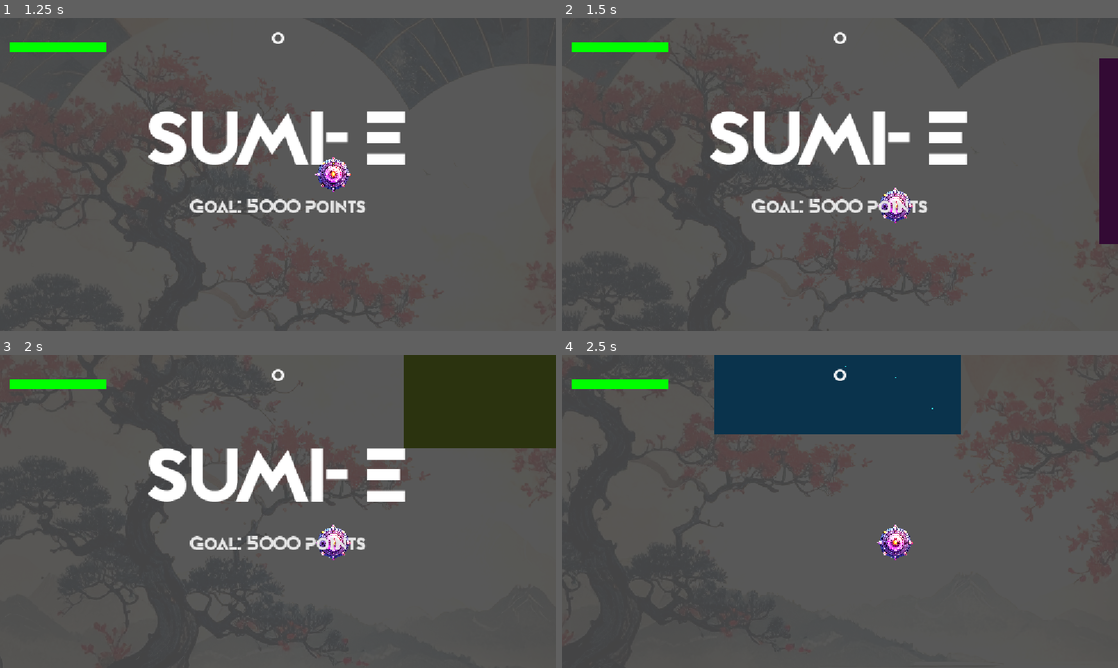
Above: before the commit, frames 1-4 (two rows, left to right).
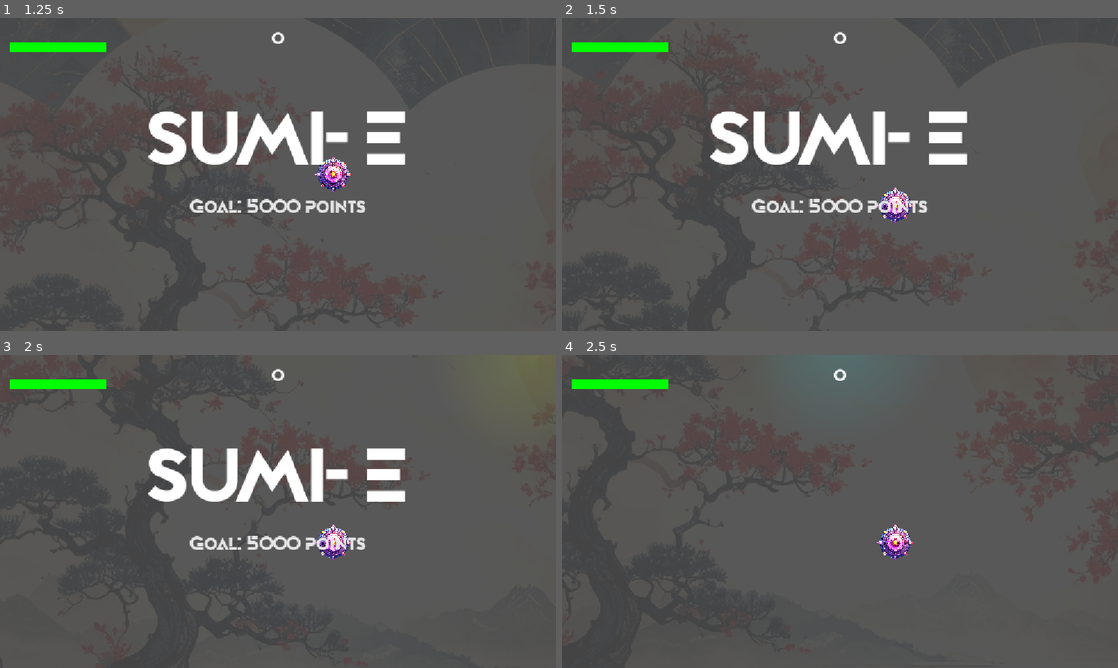
Above: after the commit, the same moments.

Repository: howardkam/Blockade
Game: Godot game, scene res://Scenes/world_2.tscn
Same seed, same stepped clock (60 frames per second), same inputs: the game is played once before the commit and once after it. This scene is started directly instead of the project's main scene. Sound files missing from this copy of the repository are replaced by a short silence.
Inputs (mouse positions are in pixels of both pictures, inside the frame that each line leads up to):
- Up to frame 1 (1.25 s): tap Enter (start) at 0.5 s; move the mouse to (400, 158) at 0.52 s; hold D (right) from 0.53 s (still down); hold Enter (start) from 0.53 s (still down)
- Up to frame 2 (1.5 s): move the mouse to (728, 190) at 1.27 s; release D (right) at 1.28 s; release Enter (start) at 1.28 s; hold S (down) from 1.28 s (still down); tap Keypad Enter at 1.35 s
- Up to frame 3 (2 s): keep holding S (down)
- Up to frame 4 (2.5 s): move the mouse to (895, 442) at 2.02 s; release S (down) at 2.03 s; hold D (right) from 2.03 s (still down); hold Enter (start) from 2.03 s (still down)

Frame 1 is identical in both runs. In frame 2, 2.0% of the frame differs, in the area x 96-100%, y 12-73%; in frame 3, 8.2%; in frame 4, 11%, in the area x 27-72%, y 0-26%.

Commit message:
Modify obstacle

Diff:
--- a/Scenes/obstacle1.tscn
+++ b/Scenes/obstacle1.tscn
@@ -1,9 +1,6 @@
 [gd_scene format=3 uid="uid://ccw83dtmj6tep"]
 
 [ext_resource type="Script" uid="uid://clnrw3jxif6ma" path="res://Scripts/Obstacle1.gd" id="1_4p58j"]
-
-[sub_resource type="OccluderPolygon2D" id="OccluderPolygon2D_rnpnb"]
-polygon = PackedVector2Array(256, -320, -256, -320, -256, 64, 256, 64)
 
 [sub_resource type="Curve" id="Curve_radial_accel"]
 _data = [Vector2(0, -0.1), 0.0, -1.0, 0, 0, Vector2(1, -1), -3.0, 0.0, 0, 0]
@@ -21,6 +18,20 @@
 radial_accel_max = 300.0
 radial_accel_curve = SubResource("CurveTexture_radial")
 
+[sub_resource type="CircleShape2D" id="CircleShape2D_6xcap"]
+radius = 216.1481
+
+[sub_resource type="Gradient" id="Gradient_visual"]
+colors = PackedColorArray(1, 1, 1, 1, 1, 1, 1, 0)
+
+[sub_resource type="GradientTexture2D" id="GradientTexture2D_visual"]
+gradient = SubResource("Gradient_visual")
+width = 432
+height = 432
+fill = 1
+fill_from = Vector2(0.5, 0.5)
+fill_to = Vector2(0.5, 0.0)
+
 [node name="Obstacle1" type="StaticBody2D" unique_id=712489215]
 collision_layer = 2
 collision_mask = 0
@@ -28,28 +39,19 @@
 move_speed = null
 rainbow_speed = null
 
-[node name="Polygon2D" type="Polygon2D" parent="." unique_id=760306597]
-color = Color(0.2, 0.2, 0.3, 1)
-polygon = PackedVector2Array(-264, 192, -264, -192, 248, -192, 248, 192)
+[node name="TargetMarker2D" type="Marker2D" parent="." unique_id=309182371]
+position = Vector2(4.8253174, 7.1921387)
 
-[node name="CollisionPolygon2D" type="CollisionPolygon2D" parent="." unique_id=2141414274]
-polygon = PackedVector2Array(-264, 192, -264, -192, 248, -192, 248, 184)
-
-[node name="SpawnBlockerArea" type="Area2D" parent="." unique_id=165781275 groups=["spawn_blockers"]]
-collision_layer = 0
-collision_mask = 0
-
-[node name="CollisionPolygon2D" type="CollisionPolygon2D" parent="SpawnBlockerArea" unique_id=62633010]
-polygon = PackedVector2Array(-264, 192, -264, -192, 248, -192, 248, 192)
-
-[node name="LightOccluder2D" type="LightOccluder2D" parent="." unique_id=2045931411]
-position = Vector2(-8, 128)
-occluder = SubResource("OccluderPolygon2D_rnpnb")
-
-[node name="TargetMarker2D" type="Marker2D" parent="." unique_id=309182371]
-position = Vector2(0, -500)
+[node name="VisualShape" type="Sprite2D" parent="."]
+modulate = Color(1, 1, 1, 0.5)
+texture = SubResource("GradientTexture2D_visual")
 
 [node name="BlackHoleParticles" type="GPUParticles2D" parent="." unique_id=1703462361]
-amount = 60
-lifetime = 1.5
+amount = 300
+lifetime = 2.0
+speed_scale = 2.0
+trail_enabled = true
 process_material = SubResource("ParticleProcessMaterial_blackhole")
+
+[node name="CollisionShape2D" type="CollisionShape2D" parent="." unique_id=1314399915]
+shape = SubResource("CircleShape2D_6xcap")
--- a/Scripts/Obstacle1.gd
+++ b/Scripts/Obstacle1.gd
@@ -3,6 +3,7 @@
 @export var move_speed: float = 550.0
 @export var target_marker: Marker2D
 @export var rainbow_speed: float = 3.0 # Speed of color cycling
+@export_range(0.0, 1.0) var base_opacity: float = 0.3 # Opacity adjustment variable
 
 var hue: float = 0.0
 var start_position: Vector2
@@ -20,9 +21,11 @@
 		target_position = target_marker.global_position
 
 func _process(delta: float) -> void:
-	# Rainbow glow animation
+	# Rainbow glow animation while preserving custom alpha/opacity
 	hue = fmod(hue + delta * rainbow_speed * 0.2, 1.0)
-	modulate = Color.from_hsv(hue, 0.8, 1.0)
+	var color = Color.from_hsv(hue, 0.8, 1.0)
+	color.a = base_opacity
+	modulate = color
 
 	# Continuous ping-pong movement
 	var destination = target_position if moving_to_target else start_position
